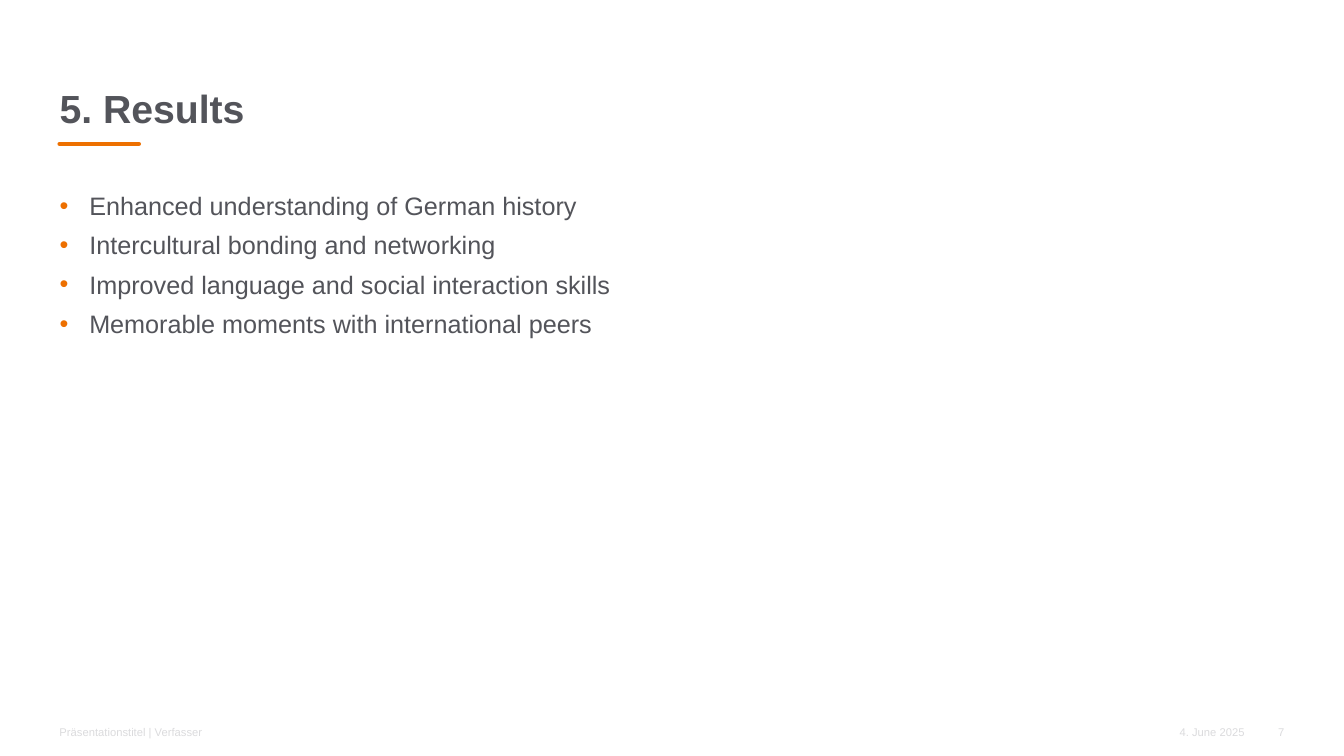
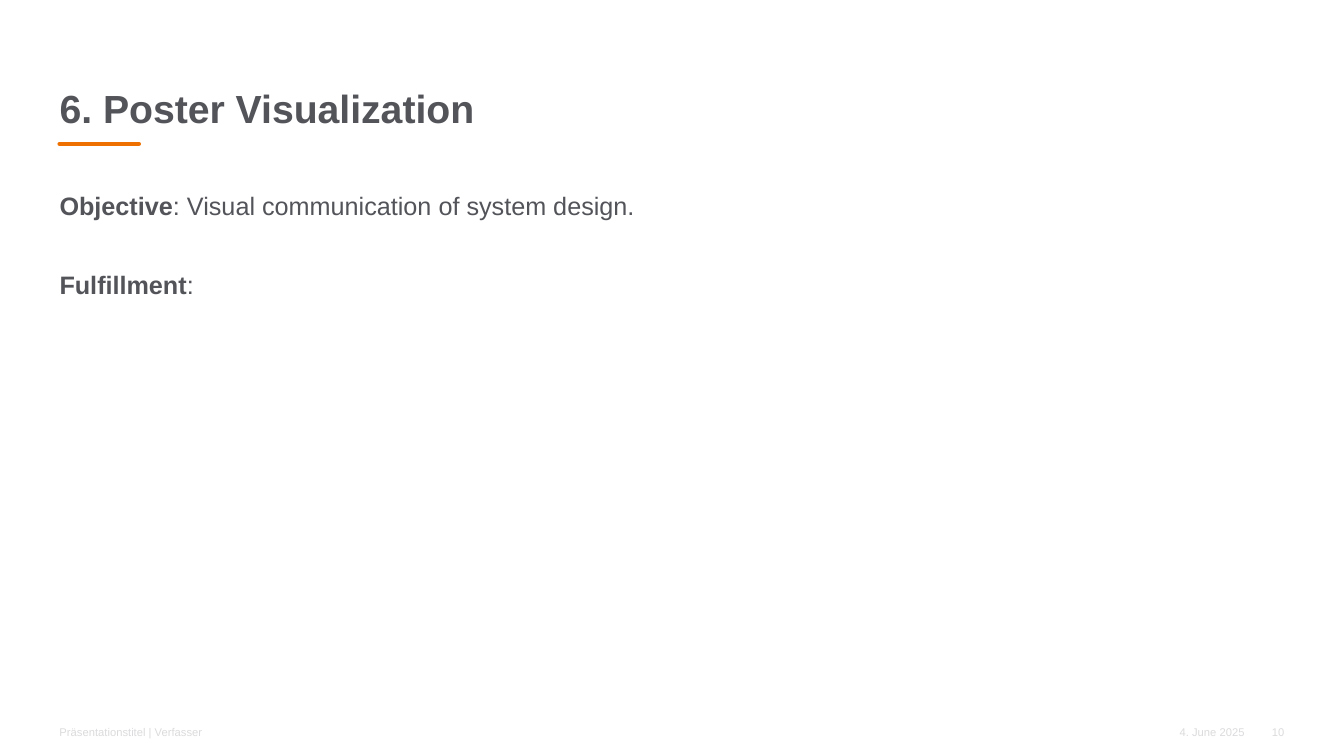
Before and after one commit to ProgrammerTabish/HappyHomeIndustry4.0Project, a slide deck: slide 10 of Happy_Home_Final.pptx (slide 7 before the commit). Drawn at 1344x756 pixels with LibreOffice and Linux fonts; fonts in the diff are those of the drawing; background and template pictures are left out. Boxes give left, top, right and bottom in pixels: in the first picture for what was removed or moved away, otherwise in the second. Text is boxed around its words. In the diff, an @@ line names an element or a change of style, - is before the commit and + after.

```diff
--- a/Happy_Home_Final.pptx
+++ b/Happy_Home_Final.pptx
@@ title at (60,94,475,124): text changed @@
-5. Results
+6. Poster Visualization
@@ text at (60,196,634,294): text changed @@
-• Enhanced understanding of German history
-• Intercultural bonding and networking
-• Improved language and social interaction skills
-• Memorable moments with international peers
+Objective: Visual communication of system design.
+Fulfillment:
@@ page number at (1250,716,1285,747): text changed @@
-7
+10
```
Also in this commit, not shown: 5 other slides changed, 4 slides added, 1 slide removed, 2 other files.
